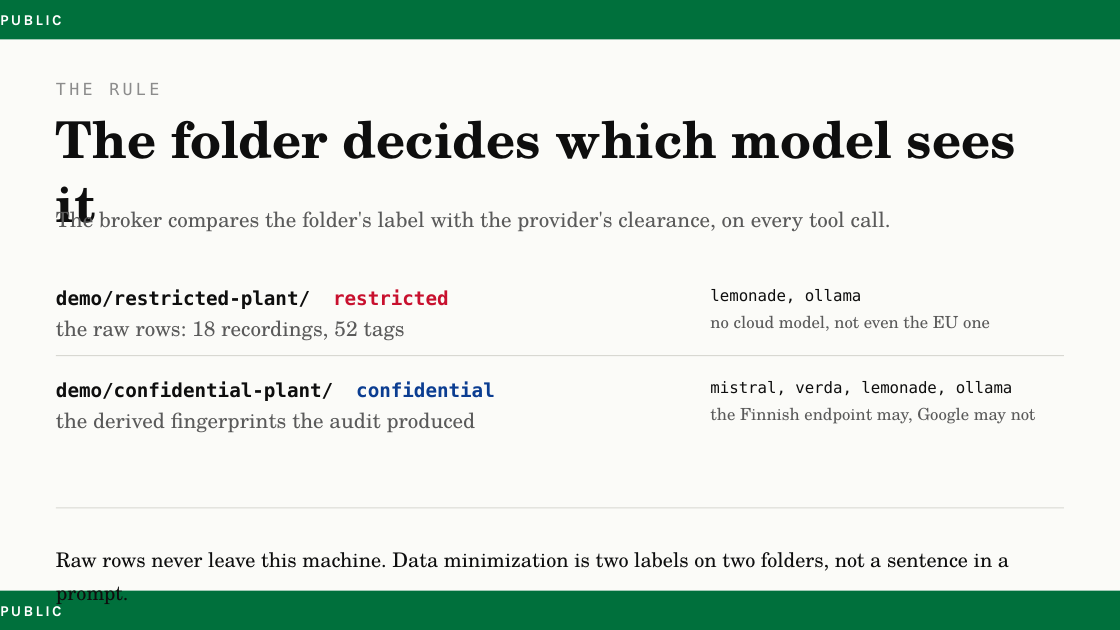
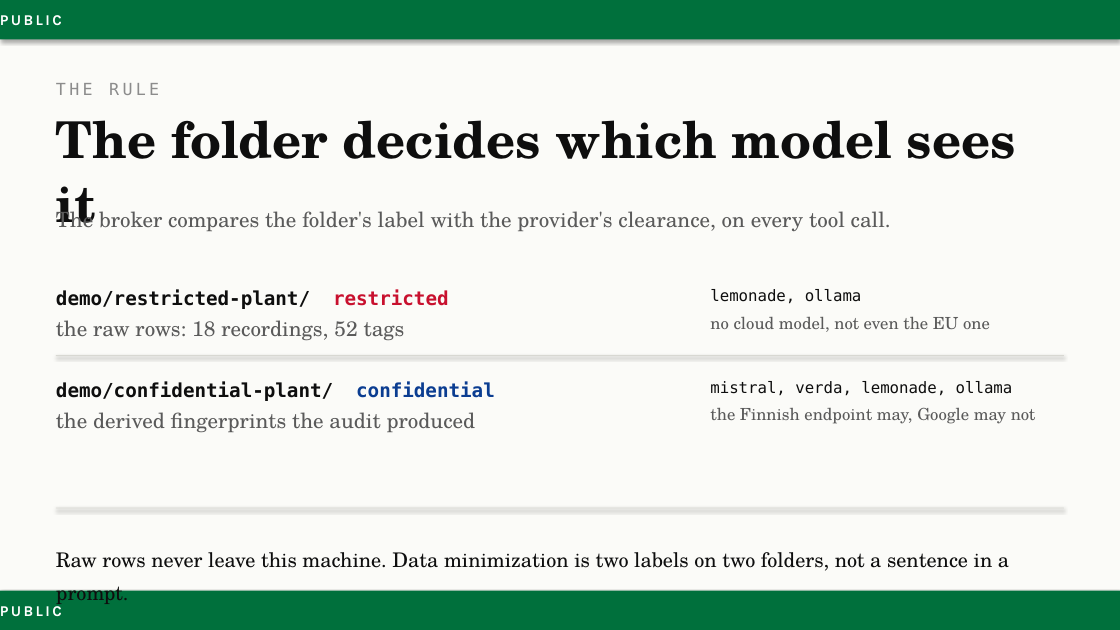
Before and after one commit to AJBogo9/aaltoai-hackathon-2026, a slide deck: slide 5 of demo/Norrin_Pitch.pptx (slide 4 before the commit). Drawn at 1120x630 pixels with LibreOffice and Linux fonts; fonts in the diff are those of the drawing. Boxes give left, top, right and bottom in pixels: in the first picture for what was removed or moved away, otherwise in the second. Text is boxed around its words. In the diff, an @@ line names an element or a change of style, - is before the commit and + after.

Commit message:
Cut the deck to six slides for the stage, and re-export the PDF
Hand-edited in LibreOffice: a screenshot title, an "Introducing" slide,
the problem and solution maps, the rule, and a "Demo" card. The stakes,
live, evidence and team slides are gone. scripts/build_deck.py no longer
reproduces this file.

```diff
--- a/demo/Norrin_Pitch.pptx
+++ b/demo/Norrin_Pitch.pptx
@@ text "THE RULE" at (56, 83, 159, 95): size 14.2 to 14.3 pt, letter spacing 2.9 to 2.8 pt @@
@@ text "no cloud model, not even ..." at (710, 317, 990, 332): size 14.2 to 14.3 pt @@
@@ text "the Finnish endpoint may, Google ..." at (710, 408, 1036, 424): size 14.2 to 14.3 pt @@
@@ shadow on in 5 elements at (0, 0, 1120, 630), (0, 0, 1120, 39), (0, 591, 1120, 630), (56, 355, 1065, 356), (56, 507, 1065, 508) @@
@@ text "Raw rows never leave this ..." at (56, 552, 1009, 571): size 17.2 to 17.3 pt @@
```
Also in this commit, not shown: 2 other slides changed, 3 slides added, 4 slides removed, 1 other file.
